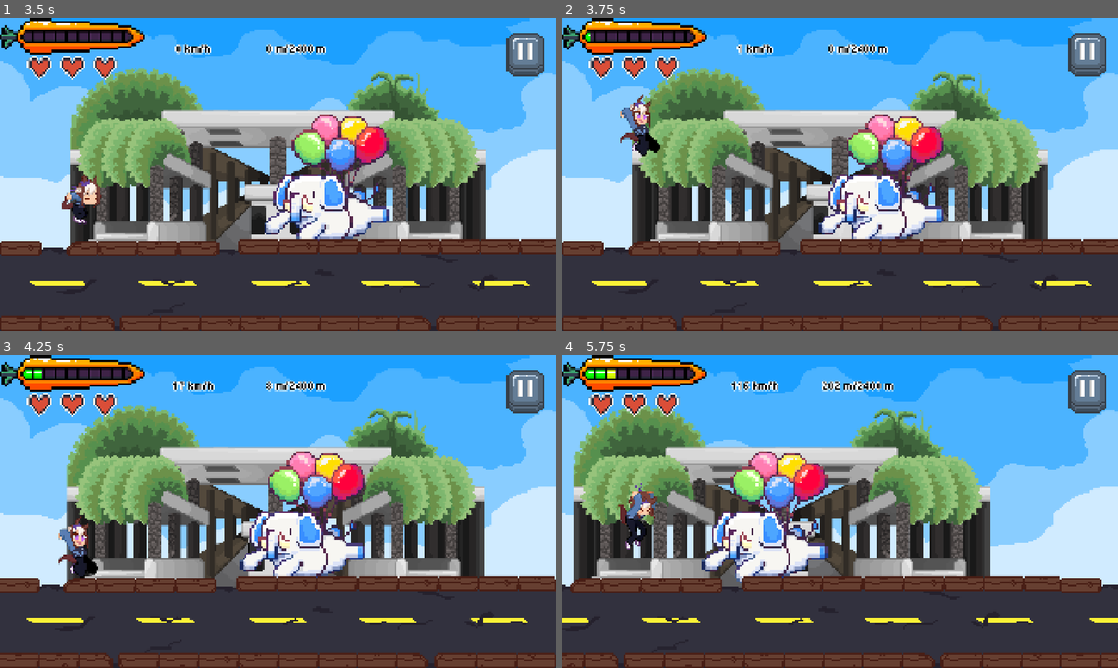
Above: before the commit, frames 1-4 (two rows, left to right).
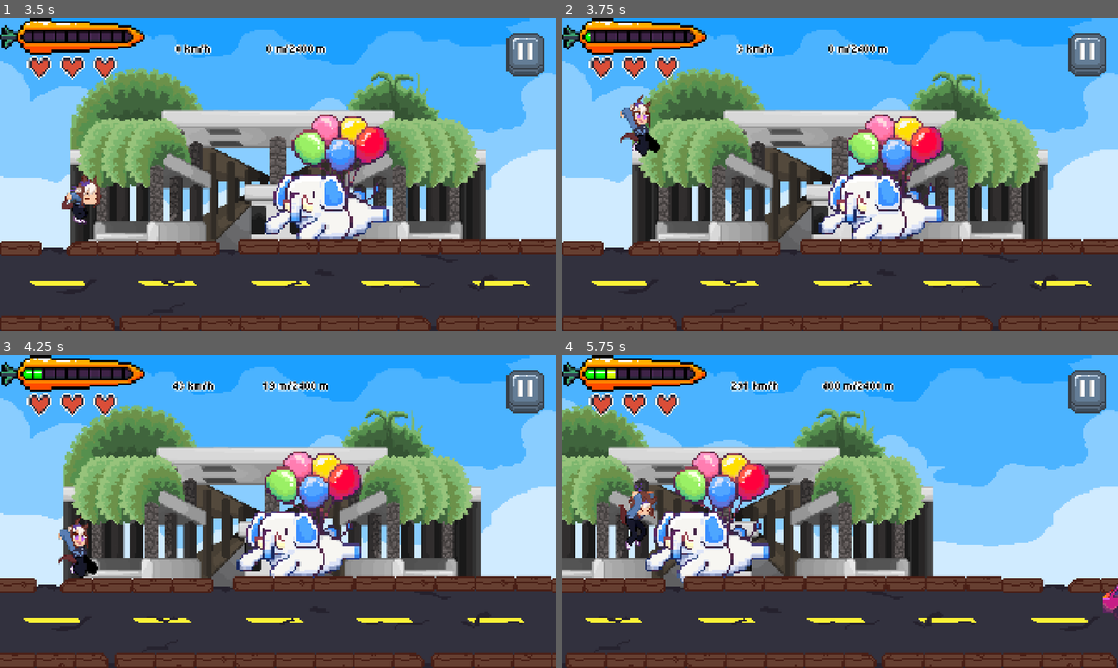
Above: after the commit, the same moments.

Repository: sbxte/sparta26-gamedev
Game: Godot game, scene res://scenes/ui/main_menu.tscn
Two runs of this game, one before a commit and one after it. Both use one fixed random seed, a clock stepped at 60 frames per second and the inputs below.
Inputs (mouse positions are in pixels of both pictures, inside the frame that each line leads up to):
- Up to frame 1 (3.5 s): click (283, 202) at 0.5 s; click (278, 174) at 1.25 s; hold Shift (boost) 2.03-2.78 s; hold Up (ui_up) from 2.03 s (still down); tap Shift (boost) at 2.85 s
- Up to frame 2 (3.75 s): release Up (ui_up) at 3.53 s; hold Down (ui_down) from 3.53 s (still down); hold Shift (boost) from 3.53 s (still down)
- Up to frame 3 (4.25 s): keep holding Down (ui_down); keep holding Shift (boost)
- Up to frame 4 (5.75 s): release Down (ui_down) at 4.28 s; release Shift (boost) at 4.28 s; hold Up (ui_up) from 4.28 s (still down); tap Shift (boost) at 4.35 s; hold Shift (boost) from 5.03 s (still down)

Frame 1 is identical in both runs. In frame 2, 0.2% of the frame differs, in the area x 11-97%, y 8-98%; in frame 3, 14%; in frame 4, 36%, in the area x 0-100%, y 8-100%.

Commit message:
test: set boost amount and ramp

Diff:
--- a/scenes/session.tscn
+++ b/scenes/session.tscn
@@ -113,6 +113,8 @@
 time_to_max_speed = 5.0
 max_speed = 500.0
 player_ui = NodePath("PlayerUI")
+boost_amount = 1.5
+boost_ramp = 5.0
 
 [node name="Background" type="Sprite2D" parent="." unique_id=545987906]
 texture = ExtResource("20_1hh83")
